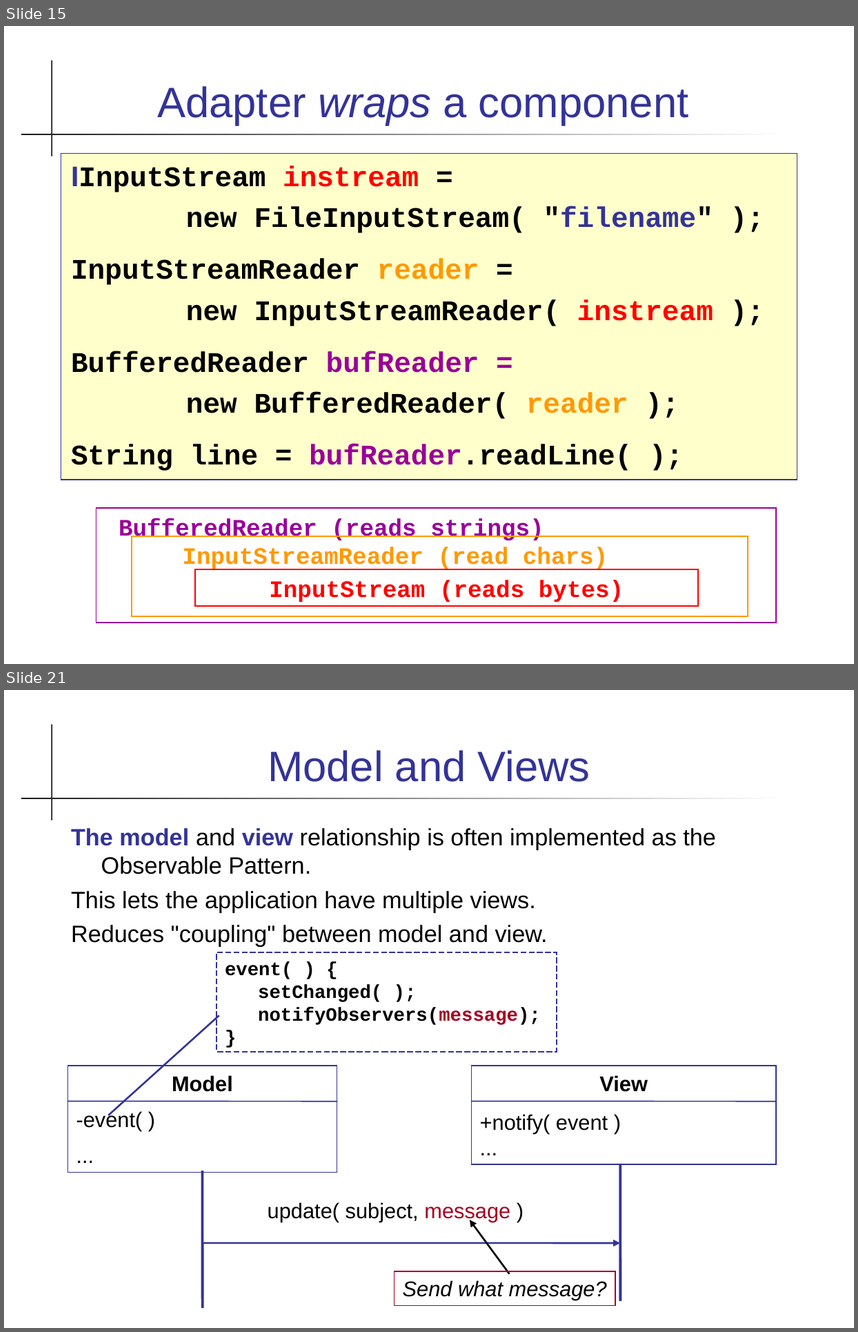
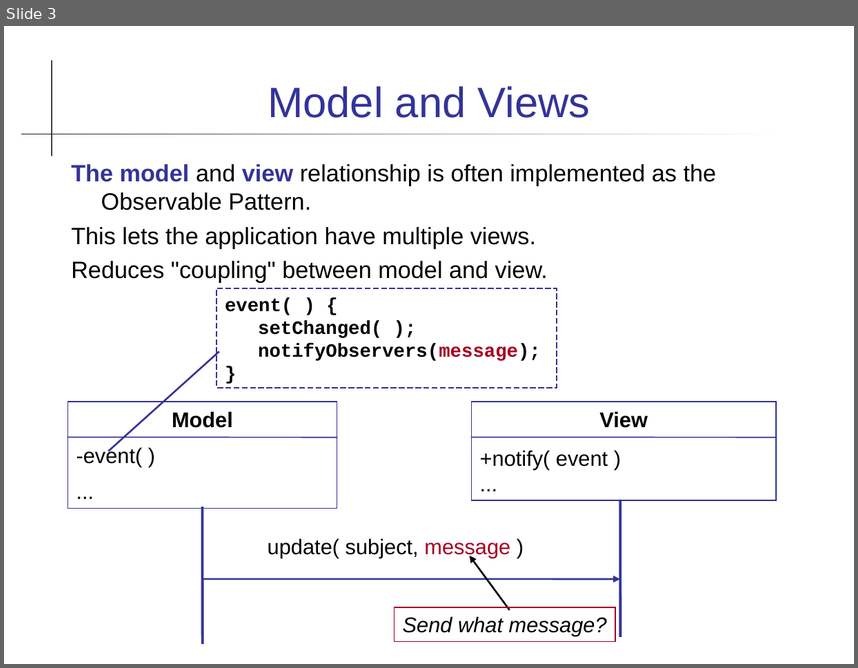
Before and after one commit to skeoop/skeoop.github.io, a slide deck: patterns/MVC Pattern.ppt. Shown one above the other, each under a label of ours: slides 15 and 21 before the commit, slide 3 after it; the slides between them are not shown. The pictures are 858x1332 and 858x668 pixels, drawn with LibreOffice and Linux fonts; fonts in the diff are those of the drawing. Boxes give left, top, right and bottom in pixels: in the first picture for what was removed or moved away, otherwise in the second. Text is boxed around its words. In the diff, an @@ line names an element or a change of style, - is before the commit and + after.

```diff
--- a/patterns/MVC Pattern.ppt
+++ b/patterns/MVC Pattern.ppt
@@ slide 15 removed at [4,26,854,664], background #FFFFFF; not listed: 2 template elements that a slide beside it also shows @@
@@ title removed at [157,86,689,125] @@
-Adapter wraps a component
@@ text removed at [61,154,797,479] @@
-IInputStream instream =
-new FileInputStream( "filename" );
-InputStreamReader reader =
-new InputStreamReader( instream );
-BufferedReader bufReader =
-new BufferedReader( reader );
-String line = bufReader.readLine( );
@@ rectangle removed at [96,508,776,623] @@
-BufferedReader (reads strings)
@@ rectangle removed at [132,536,748,616] @@
-InputStreamReader (read chars)
@@ rectangle removed at [195,569,699,606] @@
-InputStream (reads bytes)
@@ what was slide 21 is now slide 3 @@
```
Also in this commit, not shown: 2 slides changed, 17 other slides removed, 36 other files.
